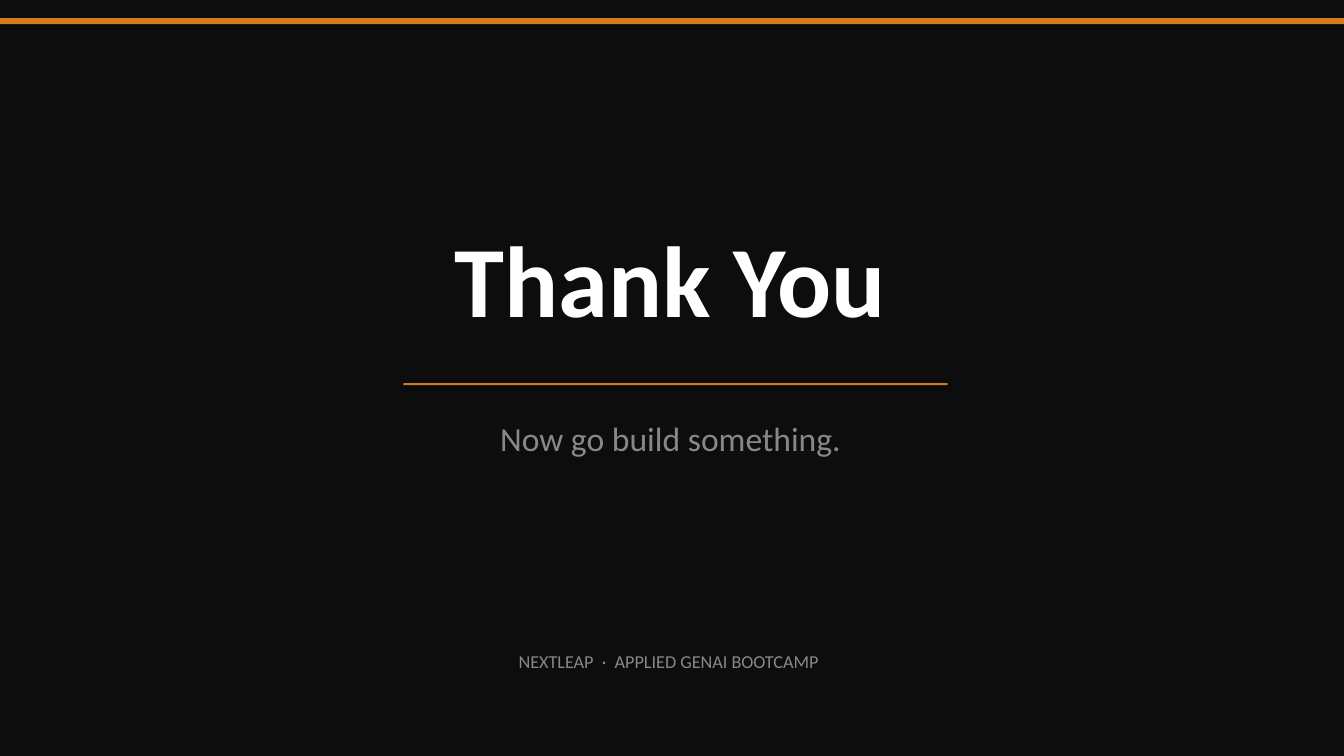
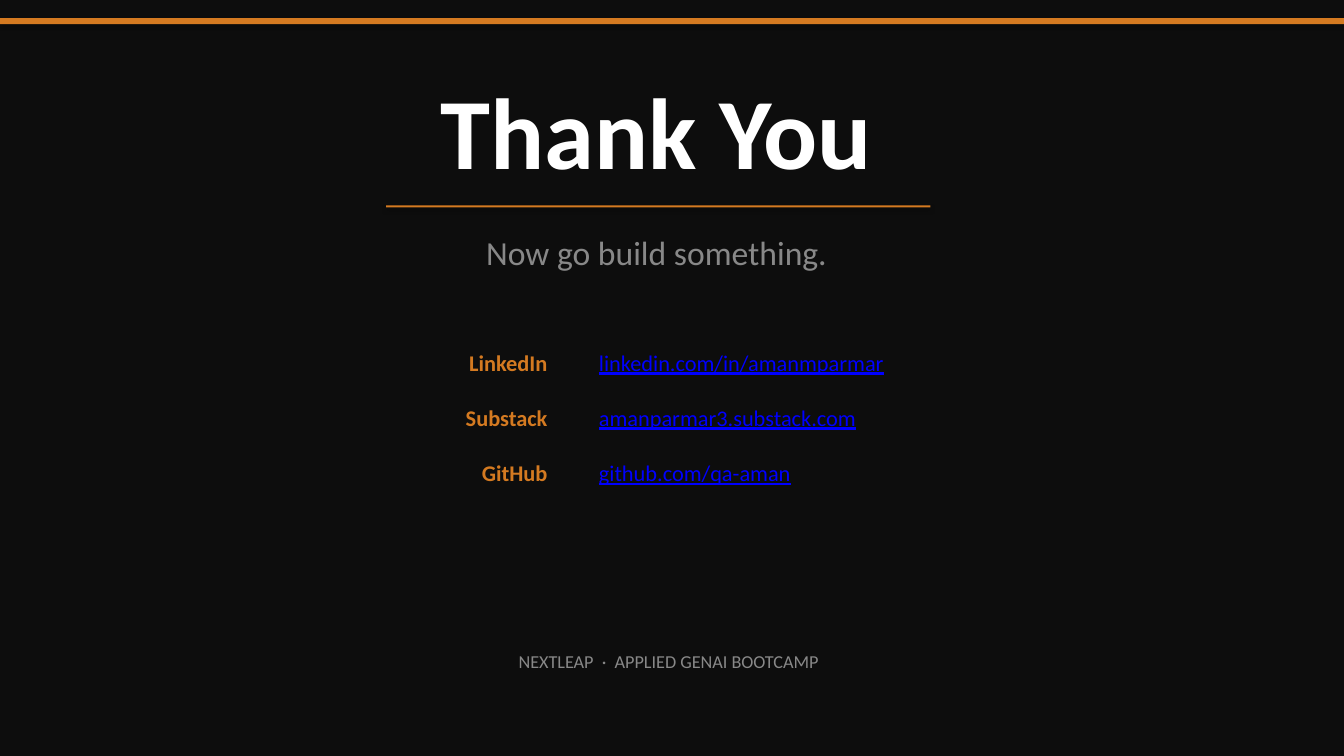
Before and after one commit to qa-aman/next-leap-claude-code, a slide deck: slide 19 of 02-presentation/Session-1-Claude-Code-NextLeap.pptx (slide 20 before the commit). Drawn at 1344x756 pixels with LibreOffice and Linux fonts; fonts in the diff are those of the drawing. Boxes give left, top, right and bottom in pixels: in the first picture for what was removed or moved away, otherwise in the second. Text is boxed around its words. In the diff, an @@ line names an element or a change of style, - is before the commit and + after.

```diff
--- a/02-presentation/Session-1-Claude-Code-NextLeap.pptx
+++ b/02-presentation/Session-1-Claude-Code-NextLeap.pptx
@@ text "Thank You": place and size @@
-text "Thank You" at bbox=[455, 246, 885, 318]
+text "Thank You" at bbox=[441, 98, 871, 170]
@@ rectangle: place and size @@
-rectangle at bbox=[403, 383, 948, 385]
+rectangle at bbox=[386, 206, 931, 208]
@@ text "Now go build something.": place and size @@
-text "Now go build something." at bbox=[500, 427, 841, 457]
+text "Now go build something." at bbox=[486, 241, 827, 271]
@@ text added at bbox=[469, 355, 547, 371], 16 pt, text #D47A21, bold @@
+LinkedIn
@@ text added at bbox=[599, 355, 884, 375], 16 pt, text #0000FF, underline @@
+linkedin.com/in/amanmparmar
@@ text added at bbox=[466, 410, 548, 426], 16 pt, text #D47A21, bold @@
+Substack
@@ text added at bbox=[599, 410, 856, 430], 16 pt, text #0000FF, underline @@
+amanparmar3.substack.com
@@ text added at bbox=[482, 465, 547, 481], 16 pt, text #D47A21, bold @@
+GitHub
@@ text added at bbox=[599, 465, 791, 485], 16 pt, text #0000FF, underline @@
+github.com/qa-aman
```
Also in this commit, not shown: 3 other slides changed, 1 slide removed, 1 other file.
